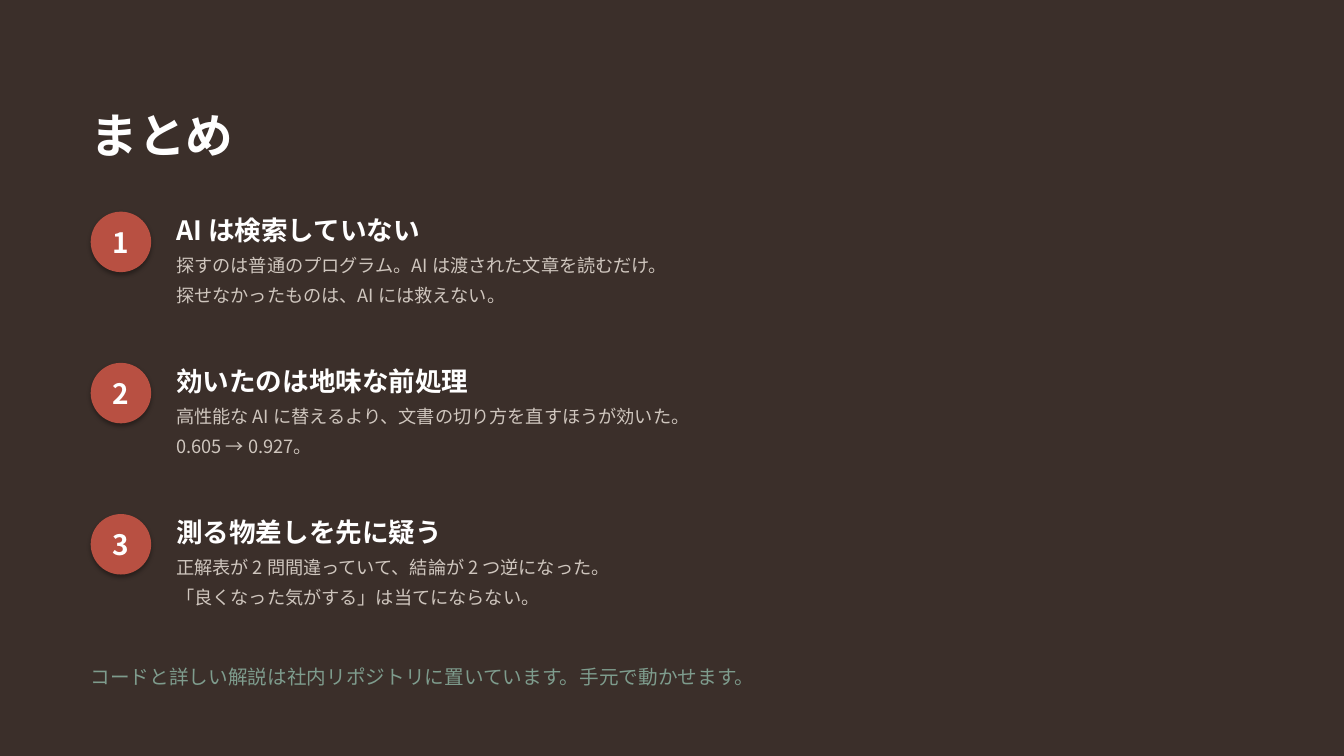
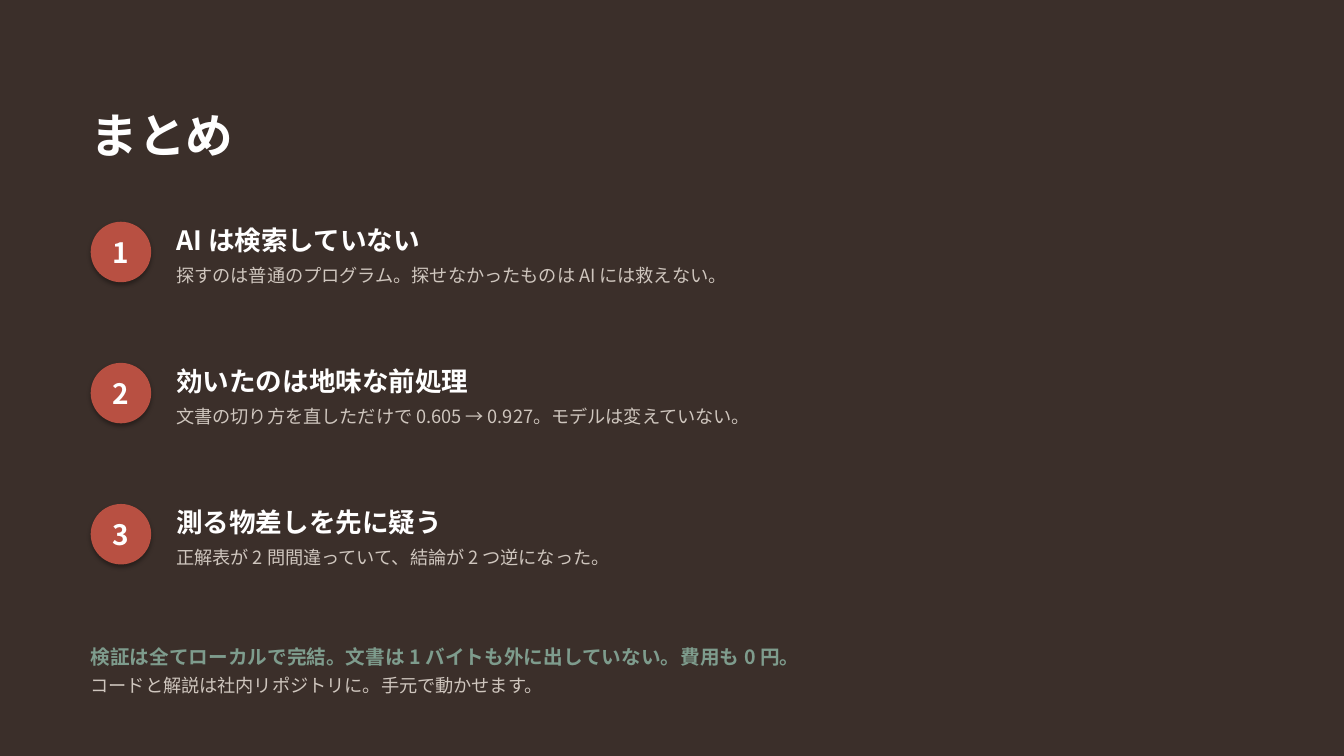
Before and after one commit to 20061111adg-debug/rag-workshop, a slide deck: slide 7 of docs/RAGとは.pptx (slide 16 before the commit). Drawn at 1344x756 pixels with LibreOffice and Linux fonts; fonts in the diff are those of the drawing. Boxes give left, top, right and bottom in pixels: in the first picture for what was removed or moved away, otherwise in the second. Text is boxed around its words. In the diff, an @@ line names an element or a change of style, - is before the commit and + after.

```diff
--- a/docs/RAGとは.pptx
+++ b/docs/RAGとは.pptx
@@ ellipse "1": place and size @@
-ellipse "1" at box(91, 212, 151, 272)
+ellipse "1" at box(91, 222, 151, 282)
@@ text "AI は検索していない": place and size @@
-text "AI は検索していない" at box(176, 217, 667, 304)
+text "AI は検索していない" at box(176, 227, 726, 284)
@@ text at box(176, 266, 726, 284): text changed @@
-探すのは普通のプログラム。AI は渡された文章を読むだけ。
-探せなかったものは、AI には救えない。
+探すのは普通のプログラム。探せなかったものは AI には救えない。
@@ text at box(176, 407, 750, 425): text changed @@
-高性能な AI に替えるより、文書の切り方を直すほうが効いた。
-0.605 → 0.927。
+文書の切り方を直しただけで 0.605 → 0.927。モデルは変えていない。
@@ ellipse "3": place and size @@
-ellipse "3" at box(91, 514, 151, 575)
+ellipse "3" at box(91, 504, 151, 565)
@@ text "測る物差しを先に疑う": place and size @@
-text "測る物差しを先に疑う" at box(176, 519, 610, 606)
+text "測る物差しを先に疑う" at box(176, 509, 610, 566)
@@ text at box(176, 548, 610, 566): text changed @@
-正解表が 2 問間違っていて、結論が 2 つ逆になった。
-「良くなった気がする」は当てにならない。
+正解表が 2 問間違っていて、結論が 2 つ逆になった。
@@ text at box(91, 647, 799, 694): text changed; bold on @@
-コードと詳しい解説は社内リポジトリに置いています。手元で動かせます。
+検証は全てローカルで完結。文書は 1 バイトも外に出していない。費用も 0 円。
+コードと解説は社内リポジトリに。手元で動かせます。
```
Also in this commit, not shown: 7 other slides changed, 1 slide added, 7 slides removed, 1 other file.
